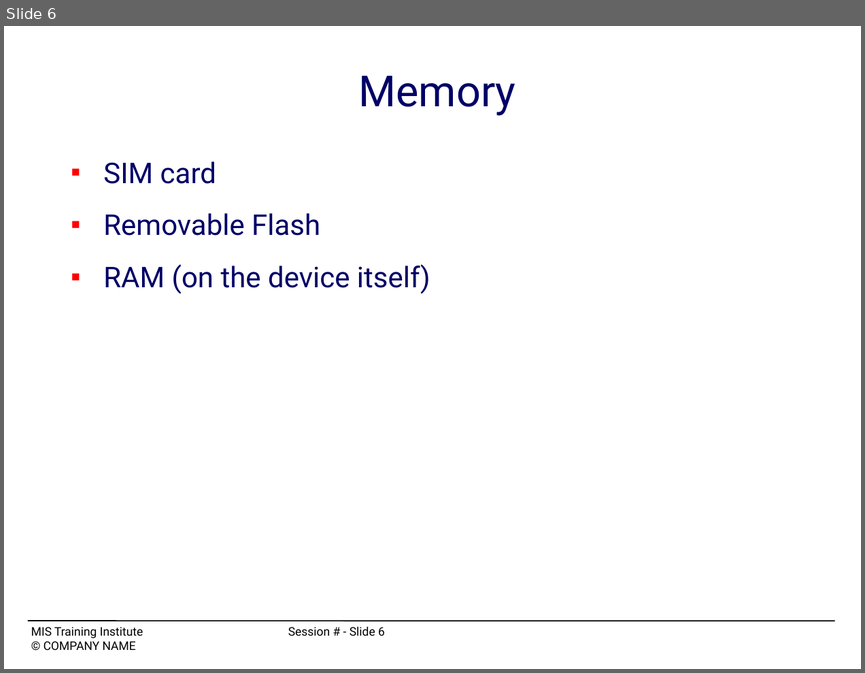
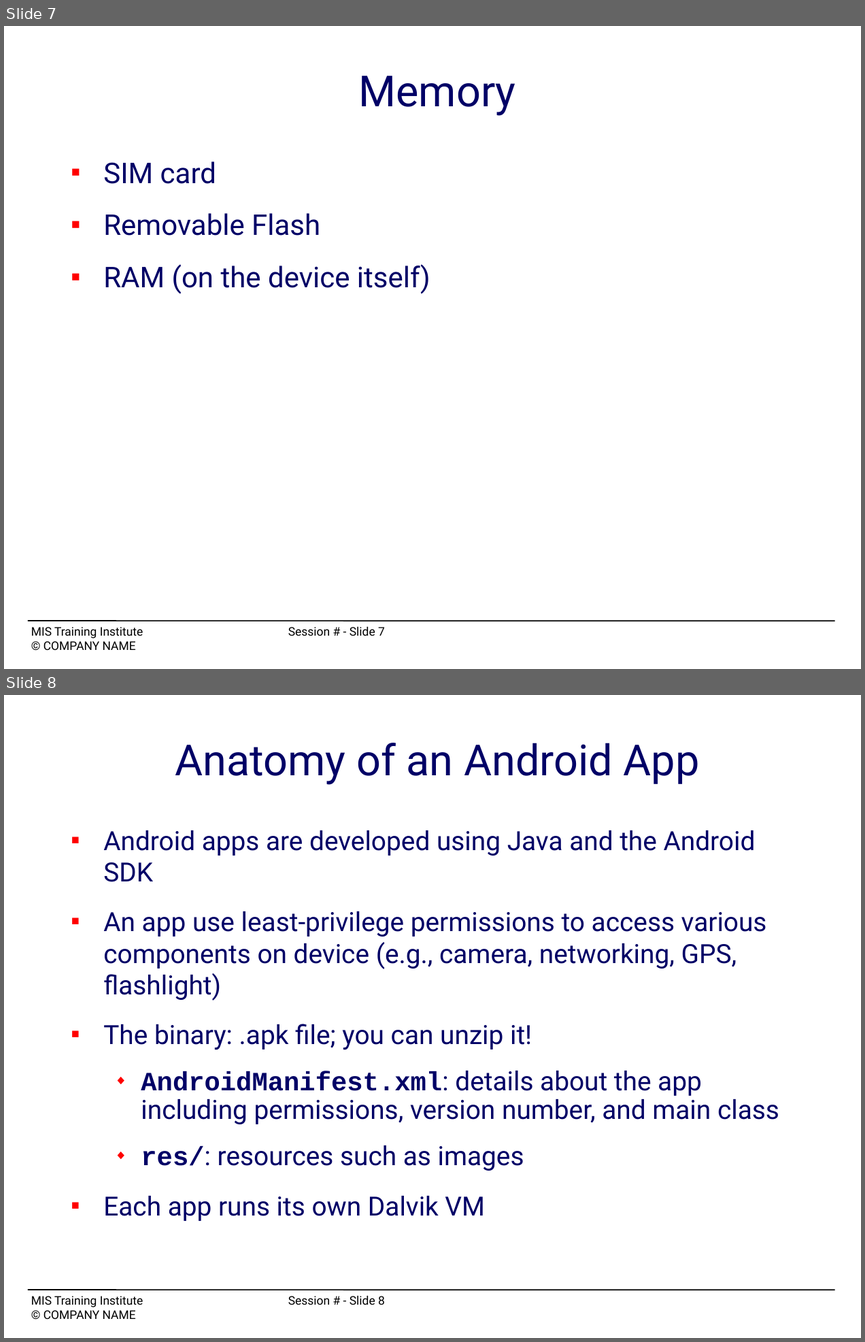
Before and after one commit to mchow01/Security, a slide deck: forensics/android/OS12_C4-mchow.ppt. Shown one above the other, each under a label of ours: slide 6 before the commit, slides 7 and 8 after it. The pictures are 865x673 and 865x1342 pixels, drawn with LibreOffice and Linux fonts; fonts in the diff are those of the drawing. Boxes give left, top, right and bottom in pixels: in the first picture for what was removed or moved away, otherwise in the second. Text is boxed around its words. In the diff, an @@ line names an element or a change of style, - is before the commit and + after.

```diff
--- a/forensics/android/OS12_C4-mchow.ppt
+++ b/forensics/android/OS12_C4-mchow.ppt
@@ slide 8 added at bbox=[4, 695, 861, 1338], background #FFFFFF; not listed: 2 template elements that a slide beside it also shows @@
@@ title added at bbox=[175, 743, 700, 785], 36 pt, text #000066 @@
+Anatomy of an Android App
@@ text added at bbox=[103, 830, 779, 1221], 22.2 pt, text #000066 @@
+■ Android apps are developed using Java and the Android SDK
+■ An app use least-privilege permissions to access various components on device (e.g., camera, networking, GPS, flashlight)
+■ The binary: .apk file; you can unzip it!
+  ◆ AndroidManifest.xml: details about the app including permissions, version number, and main class
+  ◆ res/: resources such as images
+■ Each app runs its own Dalvik VM
@@ what was slide 6 is now slide 7 @@
@@ text at bbox=[31, 626, 385, 638]: text changed @@
-MIS Training Institute Session # - Slide 6
+MIS Training Institute Session # - Slide 7
```
Also in this commit, not shown: 4 slides changed, 7 other slides added, 7 slides removed, 1 other file.
